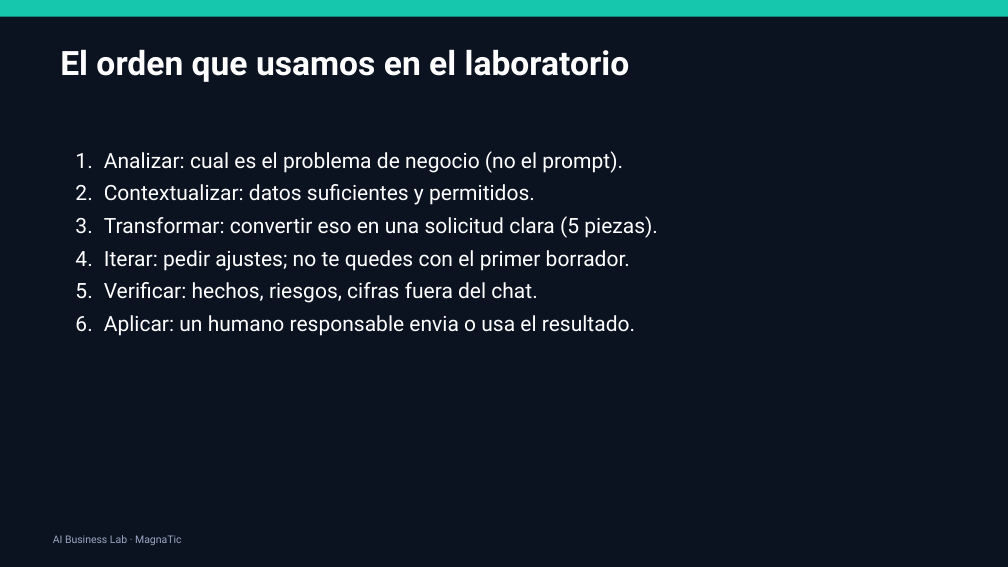
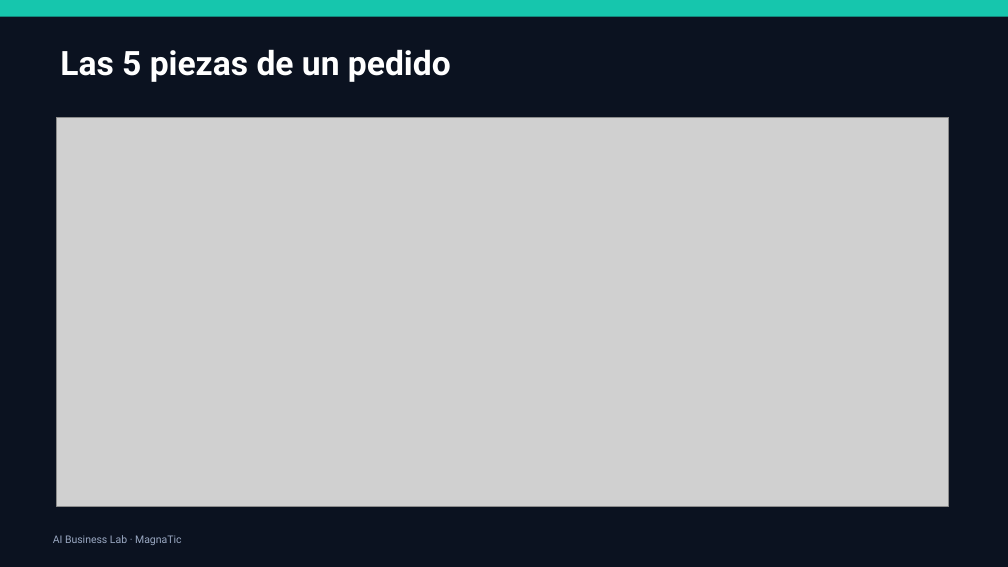
Before and after one commit to xander0408/CURSOS, a slide deck: slide 38 of AI-Business-Lab-Presentacion.pptx (slide 37 before the commit). Drawn at 1008x567 pixels with LibreOffice and Linux fonts; fonts in the diff are those of the drawing; grey boxes stand for pictures. Boxes give left, top, right and bottom in pixels: in the first picture for what was removed or moved away, otherwise in the second. Text is boxed around its words. In the diff, an @@ line names an element or a change of style, - is before the commit and + after.

```diff
--- a/AI-Business-Lab-Presentacion.pptx
+++ b/AI-Business-Lab-Presentacion.pptx
@@ text at (60, 49, 451, 82): text changed @@
-El orden que usamos en el laboratorio
+Las 5 piezas de un pedido
@@ picture added at (57, 117, 949, 507) @@
@@ text removed at (104, 151, 658, 336) @@
-1. Analizar: cual es el problema de negocio (no el prompt).
-2. Contextualizar: datos suficientes y permitidos.
-3. Transformar: convertir eso en una solicitud clara (5 piezas).
-4. Iterar: pedir ajustes; no te quedes con el primer borrador.
-5. Verificar: hechos, riesgos, cifras fuera del chat.
-6. Aplicar: un humano responsable envia o usa el resultado.
```
Also in this commit, not shown: 2 other slides changed, 7 slides added, 1 slide removed, 28 other files.
